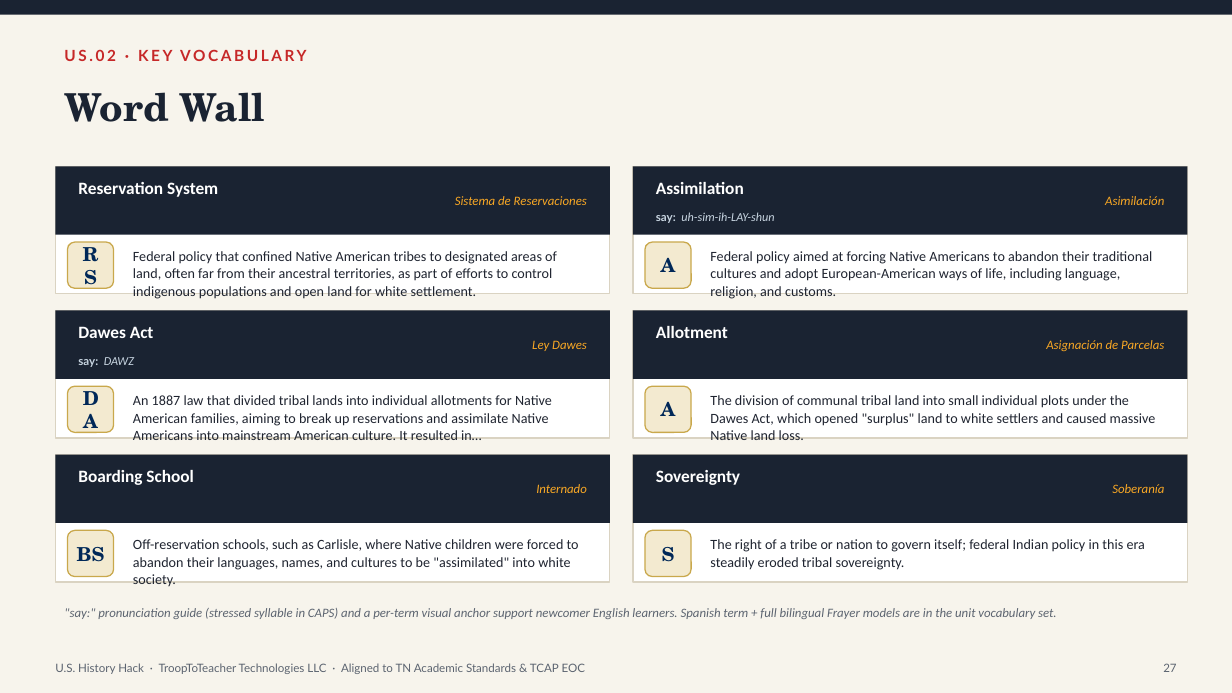
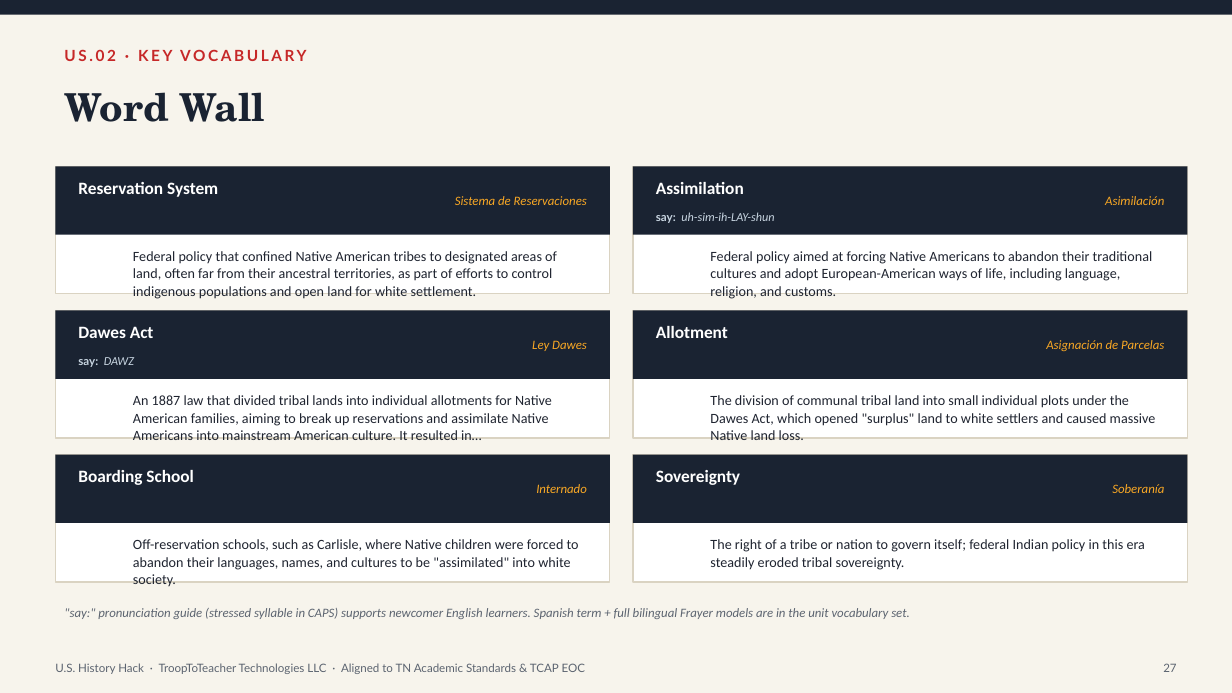
Before and after one commit to Trooptoteacher/trooptoteacher-history, a slide deck: slide 27 of HistoryHack_Platinum/deliverables_unit1/Unit1_Teacher_Deck_CourseStandard.pptx. Drawn at 1232x693 pixels with LibreOffice and Linux fonts; fonts in the diff are those of the drawing. Boxes give left, top, right and bottom in pixels: in the first picture for what was removed or moved away, otherwise in the second. Text is boxed around its words. In the diff, an @@ line names an element or a change of style, - is before the commit and + after.

```diff
--- a/HistoryHack_Platinum/deliverables_unit1/Unit1_Teacher_Deck_CourseStandard.pptx
+++ b/HistoryHack_Platinum/deliverables_unit1/Unit1_Teacher_Deck_CourseStandard.pptx
@@ rounded rectangle removed at box(67, 242, 114, 288) @@
@@ text removed at box(67, 242, 114, 288) @@
-RS
@@ rounded rectangle removed at box(645, 242, 691, 288) @@
@@ text removed at box(661, 258, 676, 272) @@
-A
@@ rounded rectangle removed at box(67, 386, 114, 433) @@
@@ text removed at box(67, 386, 114, 433) @@
-DA
@@ rounded rectangle removed at box(645, 386, 691, 433) @@
@@ text removed at box(661, 402, 676, 416) @@
-A
@@ rounded rectangle removed at box(67, 531, 114, 577) @@
@@ rounded rectangle removed at box(645, 531, 691, 577) @@
@@ text removed at box(77, 547, 105, 562) @@
-BS
@@ text removed at box(662, 547, 675, 562) @@
-S
@@ text at box(64, 608, 910, 619): text changed @@
-"say:" pronunciation guide (stressed syllable in CAPS) and a per-term visual anchor support newcomer English learners. Spanish term + full bilingual Frayer models are in the unit vocabulary set.
+"say:" pronunciation guide (stressed syllable in CAPS) supports newcomer English learners. Spanish term + full bilingual Frayer models are in the unit vocabulary set.
```
Also in this commit, not shown: 6 other slides changed.
